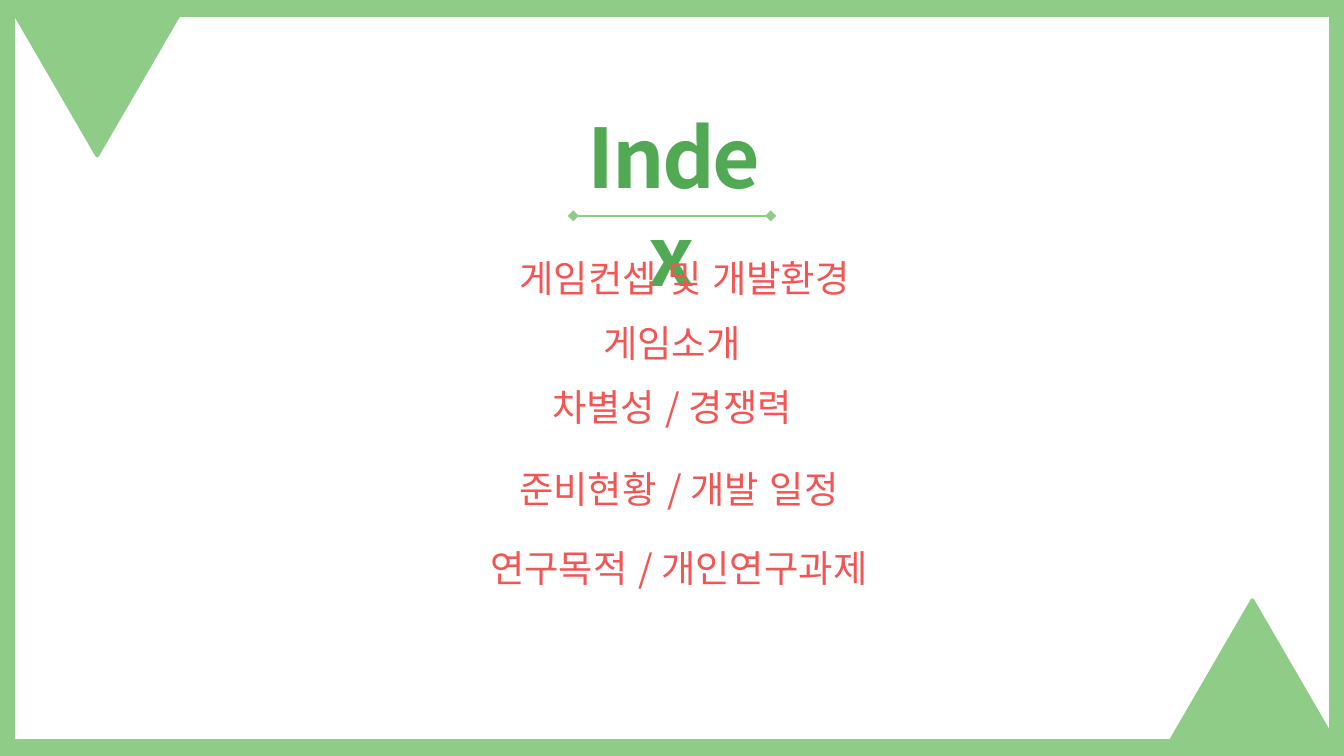
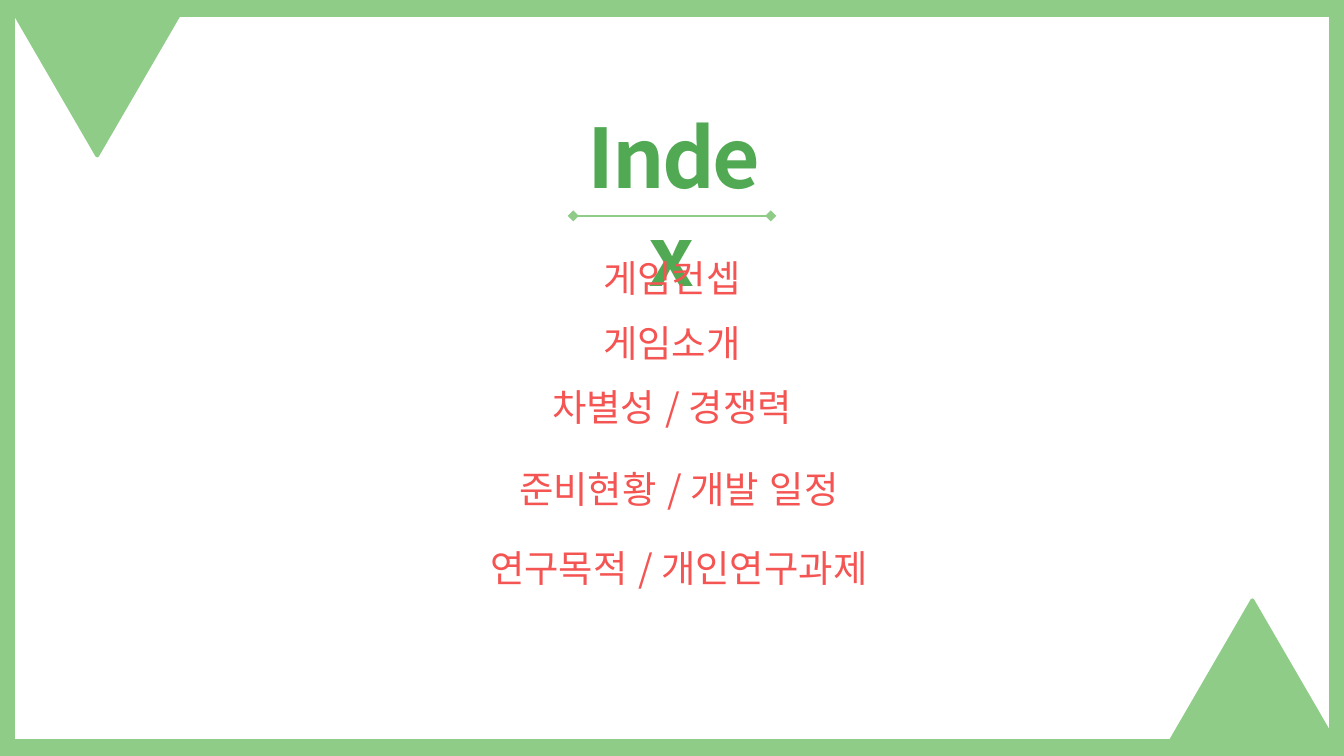
Before and after one commit to Celesta129/TeamProject, a slide deck: slide 2 of Documents/King of Playground 기획 발표자료.pptx. Drawn at 1344x756 pixels with LibreOffice and Linux fonts; fonts in the diff are those of the drawing. Boxes give left, top, right and bottom in pixels: in the first picture for what was removed or moved away, otherwise in the second. Text is boxed around its words. In the diff, an @@ line names an element or a change of style, - is before the commit and + after.

```diff
--- a/Documents/King of Playground 기획 발표자료.pptx
+++ b/Documents/King of Playground 기획 발표자료.pptx
@@ text at bbox=[603, 254, 741, 295]: text changed @@
-게임컨셉 및 개발환경
+게임컨셉
```
Also in this commit, not shown: 16 other slides changed, 2 other files.
